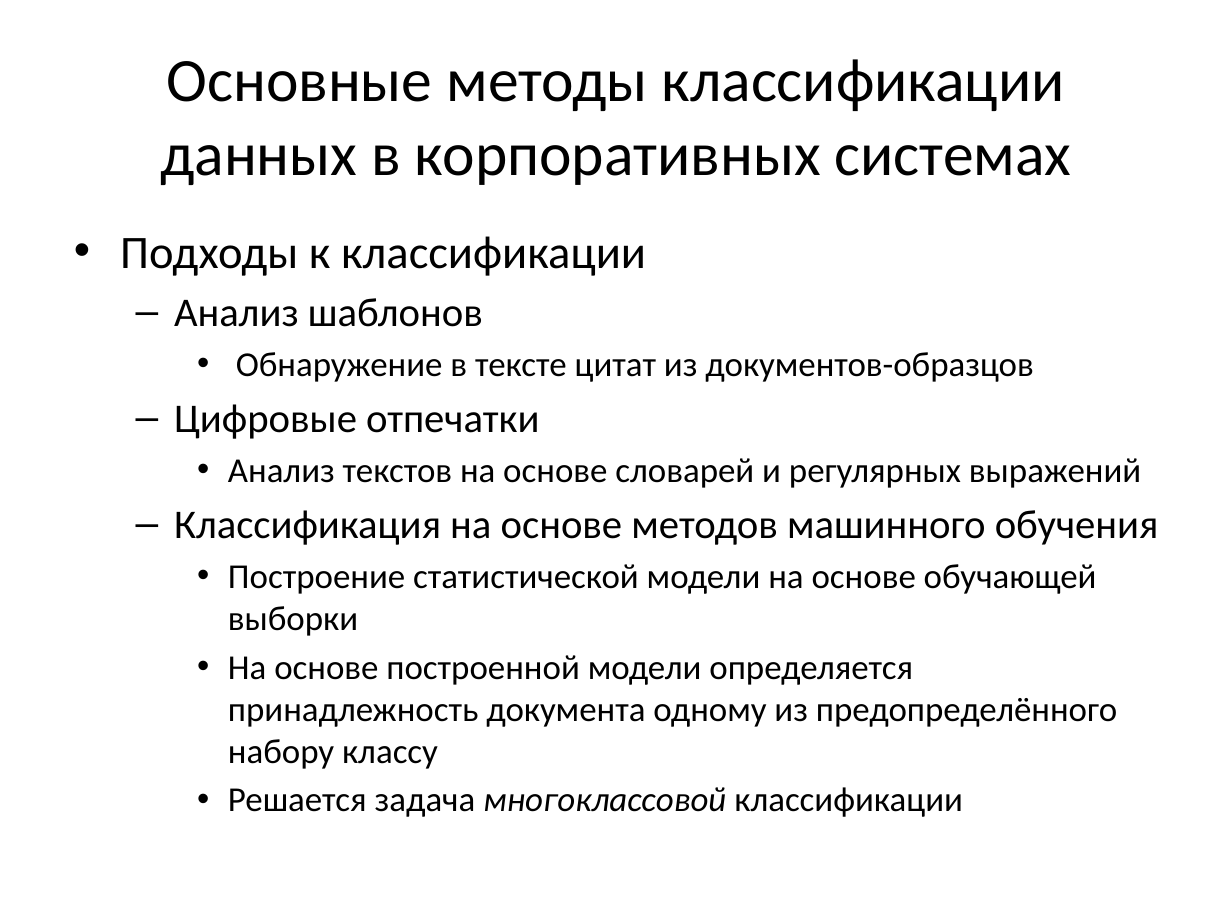
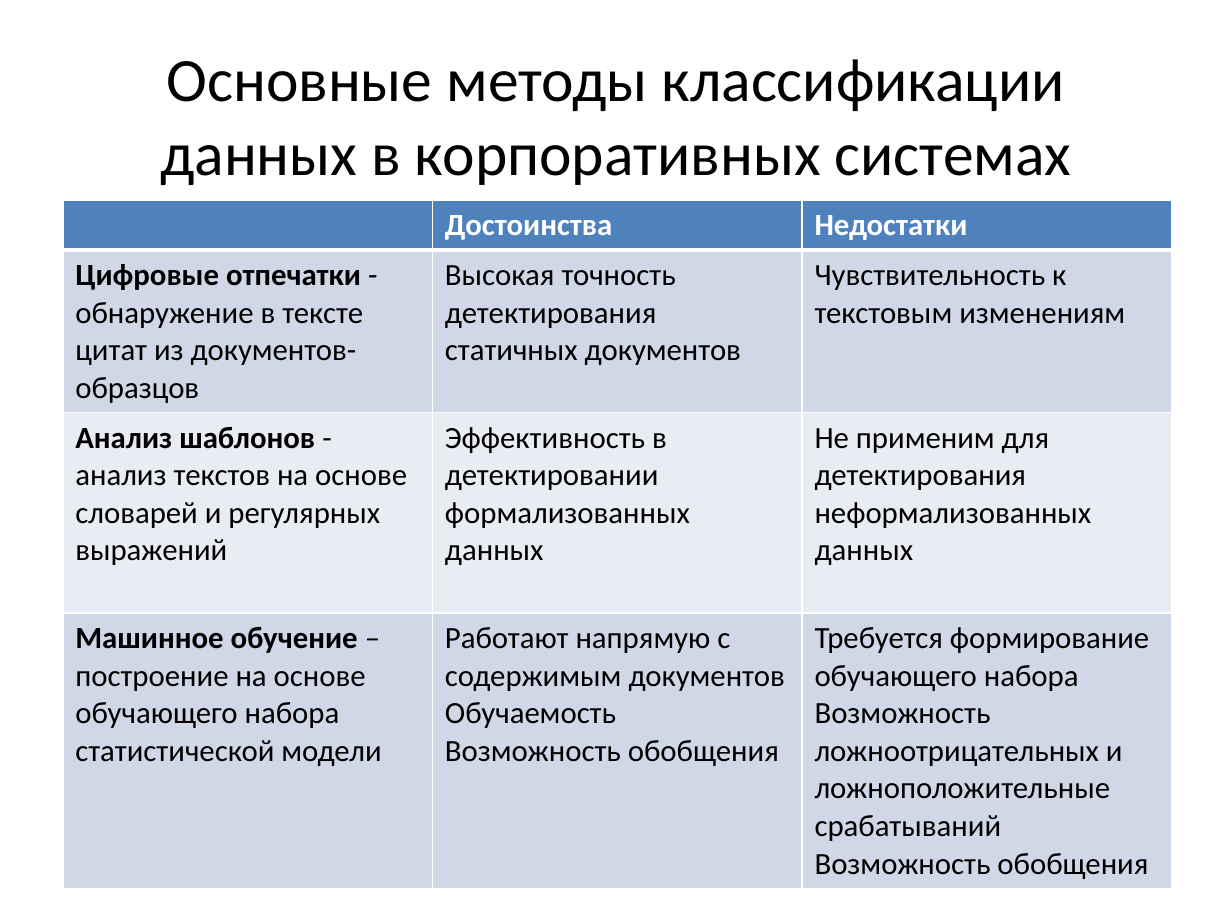
Before and after one commit to Oksert/Diplom_text, a slide deck: slide 4 of Треско_презентация.pptx. Drawn at 1232x924 pixels with LibreOffice and Linux fonts; fonts in the diff are those of the drawing. Boxes give left, top, right and bottom in pixels: in the first picture for what was removed or moved away, otherwise in the second. Text is boxed around its words. In the diff, an @@ line names an element or a change of style, - is before the commit and + after.

```diff
--- a/Треско_презентация.pptx
+++ b/Треско_презентация.pptx
@@ table added at (63, 200, 1172, 883), 4 rows, 3 columns @@
+ | Достоинства | Недостатки
+Цифровые отпечатки - обнаружение в тексте цитат из документов-образцов | Высокая точность детектирования статичных документов | Чувствительность к текстовым изменениям
+Анализ шаблонов - анализ текстов на основе словарей и регулярных выражений | Эффективность в детектировании формализованных данных | Не применим для детектирования неформализованных данных
+Машинное обучение – построение на основе обучающего набора статистической модели | Работают напрямую с содержимым документов / Обучаемость / Возможность обобщения | Требуется формирование обучающего набора / Возможность ложноотрицательных и ложноположительные срабатываний / Возможность обобщения
@@ text removed at (120, 236, 1159, 817) @@
-• Подходы к классификации
-  – Анализ шаблонов
-    • Обнаружение в тексте цитат из документов-образцов
-  – Цифровые отпечатки
-    • Анализ текстов на основе словарей и регулярных выражений
-  – Классификация на основе методов машинного обучения
-    • Построение статистической модели на основе обучающей выборки
-    • На основе построенной модели определяется принадлежность документа одному из предопределённого набору классу
-    • Решается задача многоклассовой классификации
```
Also in this commit, not shown: 11 other slides changed, 2 slides added, 1 slide removed, 9 other files.
